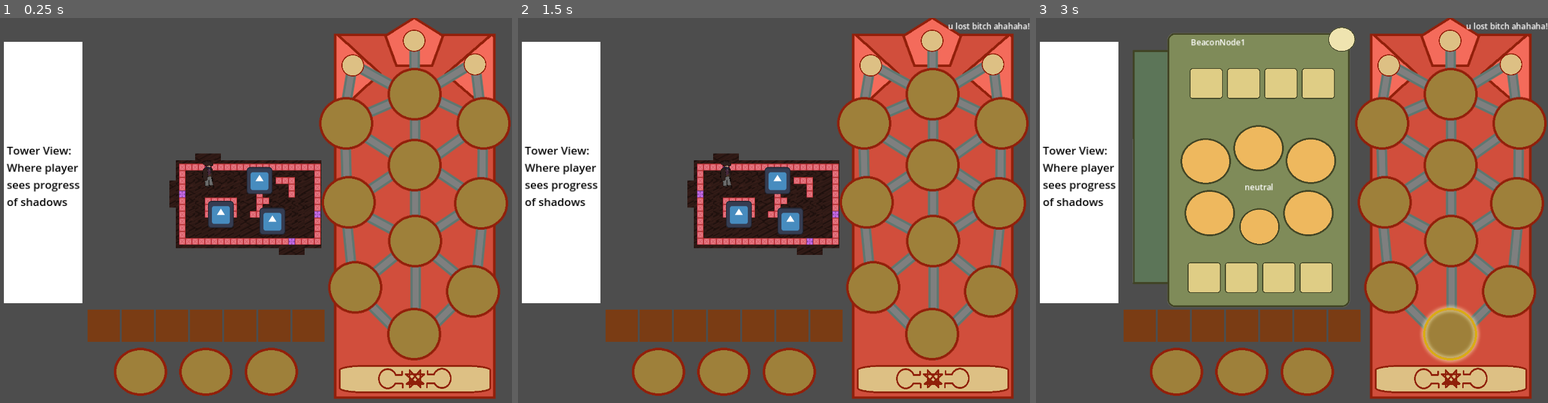
Above: before the commit, frames 1-3 (left to right).
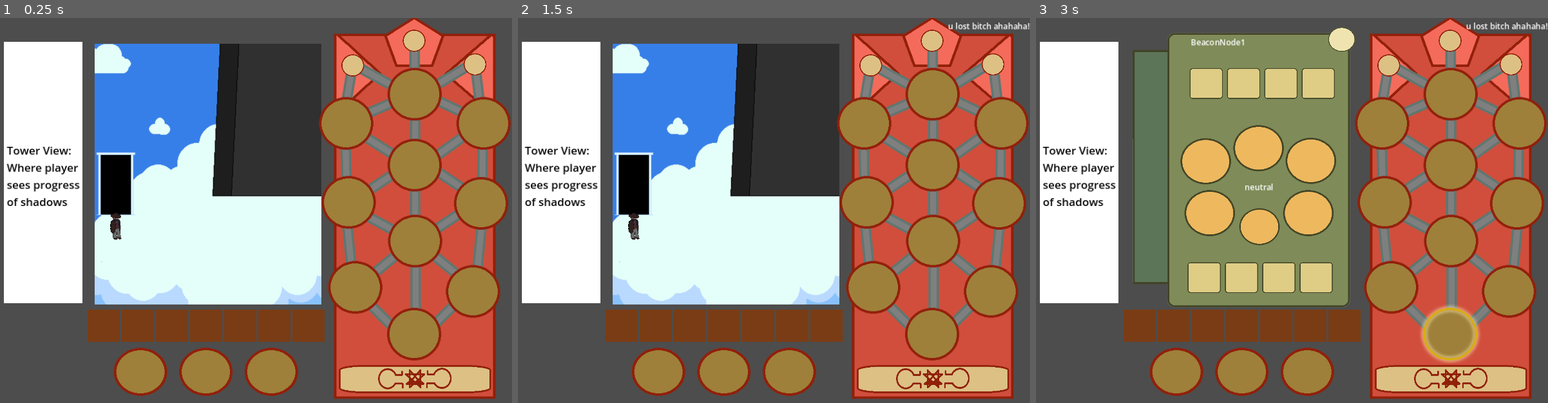
Above: after the commit, the same moments.

Repository: mccajd/Quintessential
Game: Godot game, scene res://Levels/beacon_puzzle_main.tscn
The game is run twice, just before and just after one commit, with the same random seed, the same clock (stepped at 60 frames per second) and the same inputs. The engine's default icon, where the game draws it, is replaced by a stand-in: a white triangle on a blue panel in a dark square.
Inputs (mouse positions are in pixels of both pictures, inside the frame that each line leads up to):
- Up to frame 1 (0.25 s): no input
- Up to frame 2 (1.5 s): click (932, 379) at 0.5 s; click (932, 379) at 1.25 s
- Up to frame 3 (3 s): click (1450, 379) at 2 s; tap Enter at 2.75 s; move the mouse to (1450, 333) at 2.77 s; press the mouse at (1450, 333) at 2.78 s

The runs differ from the first frame. In frame 1, 30% of the frame differs, in the area x 18-63%, y 6-75%; in frame 2, 30%; in frame 3, nothing differs.

Commit message:
Add fixed camera support

Diff:
--- a/Levels/beacon_puzzle_main.tscn
+++ b/Levels/beacon_puzzle_main.tscn
@@ -2,7 +2,7 @@
 
 [ext_resource type="Script" path="res://Scripts/main.gd" id="1_nu8b2"]
 [ext_resource type="PackedScene" uid="uid://xlfxdxlhlrkm" path="res://Scenes/beacon_puzzle.tscn" id="2_6o530"]
-[ext_resource type="PackedScene" uid="uid://dhy78dbhht3ki" path="res://Levels/point_click_proto.tscn" id="9_eceik"]
+[ext_resource type="PackedScene" uid="uid://cqwfracn5qwr4" path="res://Levels/cloud_room.tscn" id="5_quxlp"]
 [ext_resource type="Script" path="res://Scripts/bgm.gd" id="13_c8aie"]
 [ext_resource type="PackedScene" uid="uid://bjse5p8p12uhr" path="res://Scenes/tooltips.tscn" id="14_02nus"]
 
@@ -74,7 +74,11 @@
 size = Vector2i(562, 617)
 render_target_update_mode = 4
 
-[node name="PointClickProto" parent="PlayerView/SubViewport" instance=ExtResource("9_eceik")]
+[node name="CloudRoom" parent="PlayerView/SubViewport" instance=ExtResource("5_quxlp")]
+camera_limit_left = 100
+camera_limit_right = 1344
+camera_limit_top = -200
+camera_limit_bottom = -200
 
 [connection signal="menu_toggled" from="BeaconPuzzle1" to="." method="_on_beacon_menu_toggled"]
 [connection signal="menu_toggled" from="BeaconPuzzle2" to="." method="_on_beacon_menu_toggled"]
--- a/Scripts/player.gd
+++ b/Scripts/player.gd
@@ -92,3 +92,14 @@
 func set_solid_tiles():
 	for tile_pos in tile_map.get_used_cells(tile_map.LAYERS.OBSTACLES):
 		astar_grid.set_point_solid(tile_pos)
+
+
+func set_camera_limit(left, right, top, bottom):
+	if left != null:
+		$Camera2D.limit_left = left
+	if right != null:
+		$Camera2D.limit_right = right
+	if top != null:
+		$Camera2D.limit_top = top
+	if bottom != null:
+		$Camera2D.limit_bottom = bottom
--- a/Scripts/player_view.gd
+++ b/Scripts/player_view.gd
@@ -3,10 +3,16 @@
 @onready var tile_map = $TileMap
 var player = preload("res://Scenes/wanderer.tscn")
 
+@export var camera_limit_left: int
+@export var camera_limit_right: int
+@export var camera_limit_top: int
+@export var camera_limit_bottom: int
+
 func _ready():
 
 	var new_player = player.instantiate()
 	new_player.change_room.connect(changing_room)
+	new_player.set_camera_limit(camera_limit_left, camera_limit_right, camera_limit_top, camera_limit_bottom)
 	add_child(new_player)
 	new_player.global_position = tile_map.map_to_local(tile_map.get_used_cells_by_id(tile_map.LAYERS.MISC,3,Vector2i(3,0))[0])
 
